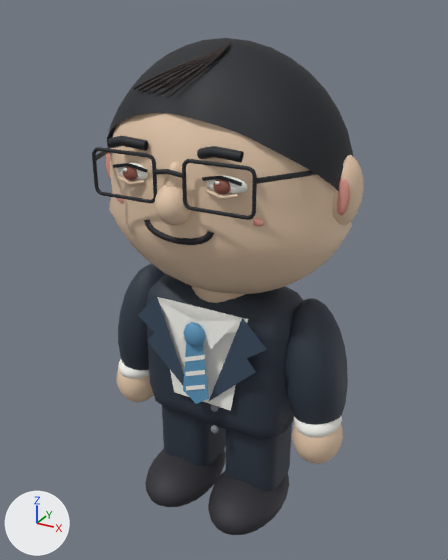
An edit to the glTF model island/models/chenqimai.glb, drawn before and after from the same camera.
The view is the same before and after, from a camera (50 mm lens) standing at (1.67, -3.06, 3.15) and looking at (-0.01, 0.0, 1.62). Lighting does not change. The marker at lower left points along +X, +Y and +Z. The picture after the commit comes second. Where no turn or scale is listed for an object, it has been applied to the vertices. Vertices at exactly the same position are counted once.

Before the edit, the objects in view are built like this:
```python
me_cube_001 = bpy.data.meshes.new('Cube.001')
me_cube_001.from_pydata(...)  # 6886 vertices, 13404 faces; spans x -0.83..0.83, y -0.58..0.58, z -1.5..1.5
me_cube_001.materials.append(mat_palettematerial001)  # picture img_palettebasecolor
me_white_shirt = bpy.data.meshes.new('White shirt')
me_white_shirt.from_pydata(...)  # 476 vertices, 819 faces; spans x -0.74..0.74, y -0.51..0.51, z -1.04..1.04
me_white_shirt.materials.append(mat_palettematerial002)  # picture img_palettebasecolor
ob_trouser = bpy.data.objects.new('Trouser', me_cube_001)
ob_trouser.location = (0.0, -0.053, 1.496)
ob_white_shirt = bpy.data.objects.new('White shirt', me_white_shirt)
ob_white_shirt.location = (0.0, 0.041, 1.958)
```
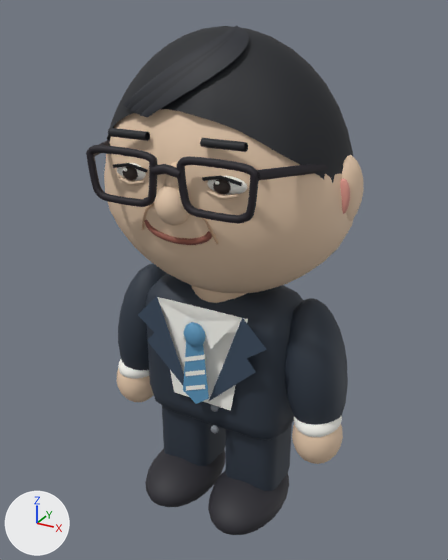
The newer file is also rescaled (x0.979) as a whole; pictures and numbers use the older file's frame.

The change, as a diff of the scene's bpy script:
```diff
--- a/island/models/chenqimai.glb.py
+++ b/island/models/chenqimai.glb.py
@@ me_cube_001 @@
 # used by ob_trouser; location = (0.0, -0.053, 1.496)
-me_cube_001.from_pydata(...)  # 6886 vertices, 13404 faces; spans x -0.83..0.83, y -0.58..0.58, z -1.5..1.5
+me_cube_001.from_pydata(...)  # 6522 vertices, 12732 faces; spans x -0.83..0.83, y -0.58..0.59, z -1.5..1.47
+# me_cube_001 part 1: a new loose piece of 32 vertices spanning x -0.24..-0.12, y -0.49..-0.44, z 0.56..0.73, in mat_palettematerial001 (picture img_palettebasecolor)
+# me_cube_001 part 2: a new loose piece of 32 vertices spanning x 0.12..0.24, y -0.49..-0.44, z 0.56..0.73, in mat_palettematerial001 (picture img_palettebasecolor)
+# me_cube_001 part 3: a new loose piece of 24 vertices spanning x -0.08..0.08, y -0.57..-0.51, z 0.89..0.96, in mat_palettematerial001 (picture img_palettebasecolor)
+# me_cube_001 part 4: a new loose piece of 16 vertices spanning x -0.4..-0.17, y -0.47..-0.43, z 1.04..1.09, in mat_palettematerial001 (picture img_palettebasecolor)
+# me_cube_001 part 5: a new loose piece of 16 vertices spanning x 0.15..0.38, y -0.47..-0.43, z 1.04..1.09, in mat_palettematerial001 (picture img_palettebasecolor)
+# me_cube_001 part 6: the loose piece of 573 vertices spanning x -0.27..0.1, y -0.37..-0.05, z 1.25..1.5 is deleted
+# me_cube_001 part 7: the loose piece of 287 vertices spanning x -0.38..0.09, y -0.3..-0.05, z 1.25..1.5 is deleted
+# me_cube_001 part 8: the loose piece of 24 vertices spanning x 0.13..0.37, y -0.49..-0.41, z 0.98..1.06 is deleted
+# me_cube_001 part 9: 390 vertices moved from x -0.76..0.71, y -0.53..0.58, z 0.09..0.99 to x -0.76..0.76, y -0.55..0.59, z 0.09..0.99; 290 vertices removed from x -0.67..0.67, y -0.54..-0.06, z 0.64..1.06; 690 vertices added at x -0.69..0.69, y -0.55..-0.06, z 0.64..1.01
+# me_cube_001 part 10: 792 kept faces spanning x -0.45..0.48, y -0.55..-0.43, z 0.53..0.99 get new texture (UV) coordinates
+# other edits to the shape of me_cube_001 do not show in these pictures
 me_cube_001.materials.append(mat_palettematerial001)
@@ me_white_shirt @@
 # used by ob_white_shirt; location = (0.0, 0.041, 1.958)
-me_white_shirt.from_pydata(...)  # 476 vertices, 819 faces; spans x -0.74..0.74, y -0.51..0.51, z -1.04..1.04
+me_white_shirt.from_pydata(...)  # 757 vertices, 1179 faces; spans x -0.74..0.74, y -0.52..0.51, z -1.04..1.11
+# me_white_shirt part 11: a new loose piece of 281 vertices spanning x -0.41..0.23, y -0.52..-0.11, z 0.69..1.11, in mat_palettematerial002 (picture img_palettebasecolor)
+# me_white_shirt part 12: 337 vertices moved from x -0.65..0.65, y -0.51..0.42, z 0.61..1.04 to x -0.65..0.65, y -0.51..0.42, z 0.61..1.1
 me_white_shirt.materials.append(mat_palettematerial002)
```

Where the change shows, as pixel boxes (x1, y1, x2, y2) in the pictures (448 x 560 px; the box of a moved part takes in the faces that stretch with it):
'Trouser', reshaped
    before: (92, 41, 363, 535)
    after: (86, 109, 364, 535)
'White shirt', reshaped
    before: (107, 38, 353, 411)
    after: (107, 26, 353, 411)
part 1 of me_cube_001, added
    after: (142, 203, 154, 230)
part 2 of me_cube_001, added
    after: (202, 218, 219, 244)
part 3 of me_cube_001, added
    after: (150, 164, 180, 178)
part 4 of me_cube_001, added
    after: (108, 128, 150, 141)
part 5 of me_cube_001, added
    after: (200, 138, 248, 152)
part 6 of me_cube_001, deleted
    before: (144, 41, 231, 95)
part 7 of me_cube_001, deleted
    before: (134, 41, 229, 91)
part 8 of me_cube_001, deleted
    before: (197, 146, 244, 163)
part 9 of me_cube_001, moved or reshaped
    before: (92, 121, 352, 294)
    after: (86, 120, 354, 293)
part 10 of me_cube_001, surface changed
    before: (95, 166, 254, 245)
    after: (122, 167, 248, 245)
part 11 of me_white_shirt, added
    after: (123, 26, 249, 117)
part 12 of me_white_shirt, moved or reshaped
    before: (110, 38, 348, 164)
    after: (111, 26, 348, 164)
